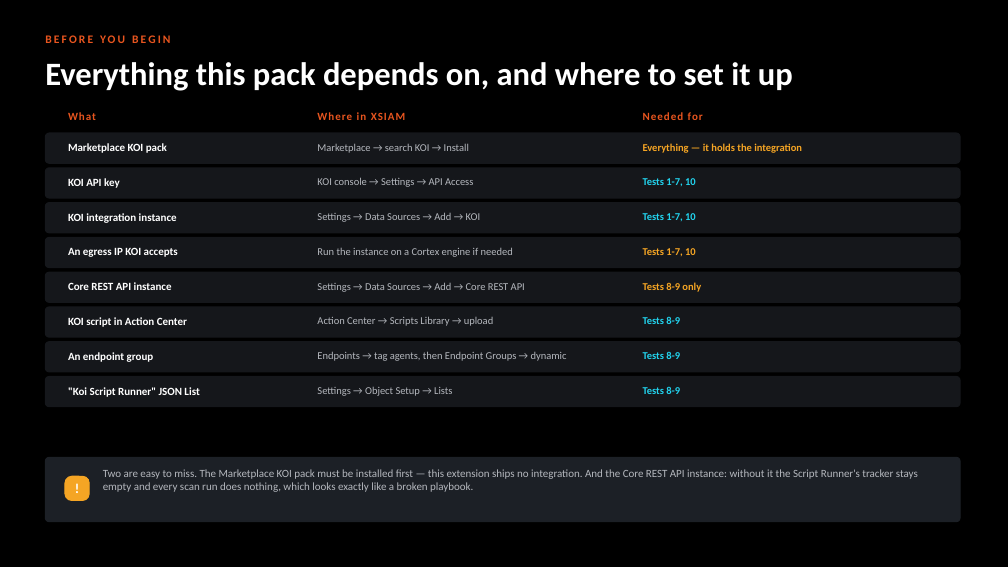
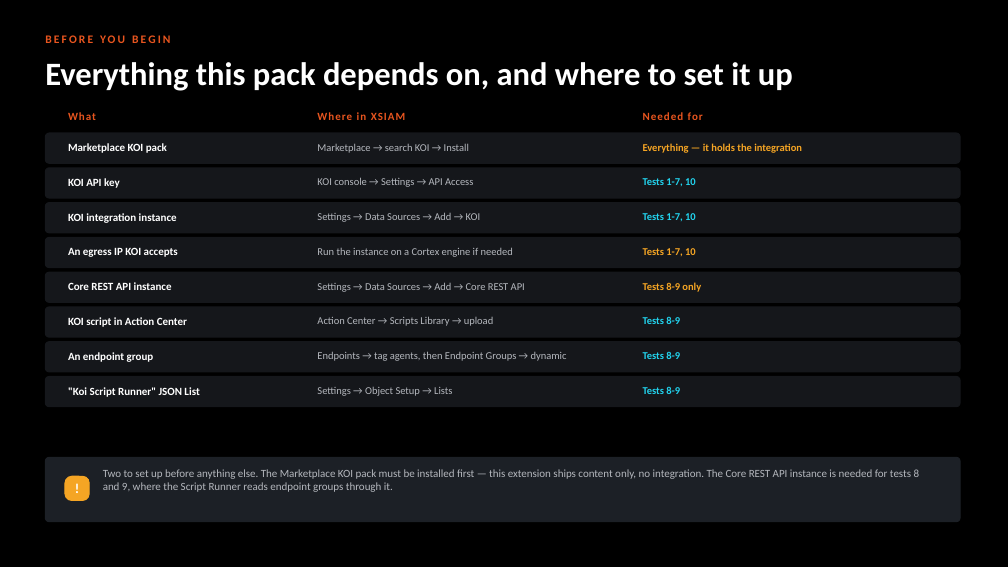
Before and after one commit to ayman-m/koi-xsiam-markeplacepack, a slide deck: slide 4 of docs/KOI_Marketplace_Pack_Test_Guide.pptx. Drawn at 1008x567 pixels with LibreOffice and Linux fonts; fonts in the diff are those of the drawing. Boxes give left, top, right and bottom in pixels: in the first picture for what was removed or moved away, otherwise in the second. Text is boxed around its words. In the diff, an @@ line names an element or a change of style, - is before the commit and + after.

```diff
--- a/docs/KOI_Marketplace_Pack_Test_Guide.pptx
+++ b/docs/KOI_Marketplace_Pack_Test_Guide.pptx
@@ text at (x1=103, y1=469, x2=920, y2=492): text changed @@
-Two are easy to miss. The Marketplace KOI pack must be installed first — this extension ships no integration. And the Core REST API instance: without it the Script Runner's tracker stays empty and every scan run does nothing, which looks exactly like a broken playbook.
+Two to set up before anything else. The Marketplace KOI pack must be installed first — this extension ships content only, no integration. The Core REST API instance is needed for tests 8 and 9, where the Script Runner reads endpoint groups through it.
```
Also in this commit, not shown: 11 other slides changed, 1 slide removed, 2 other files.
